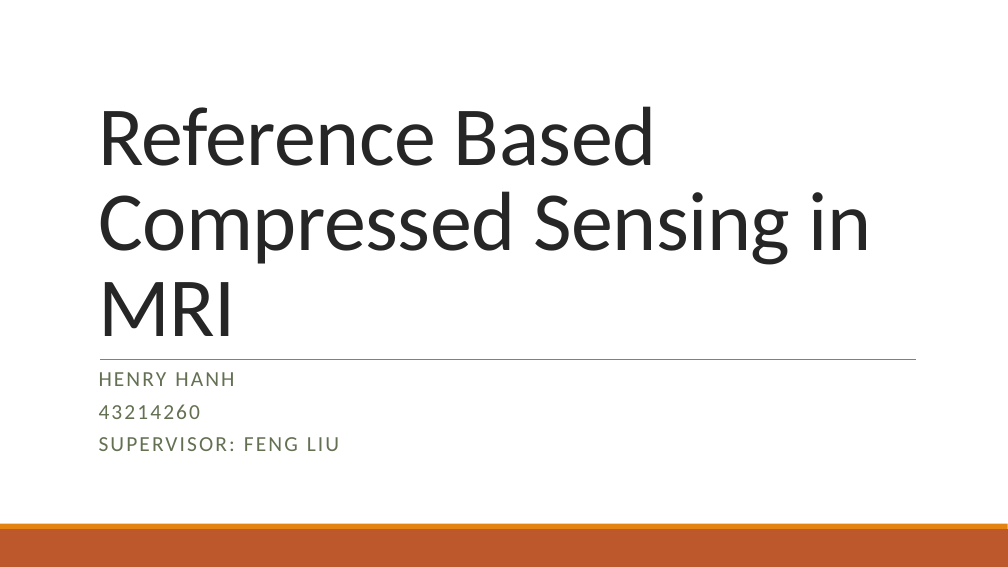
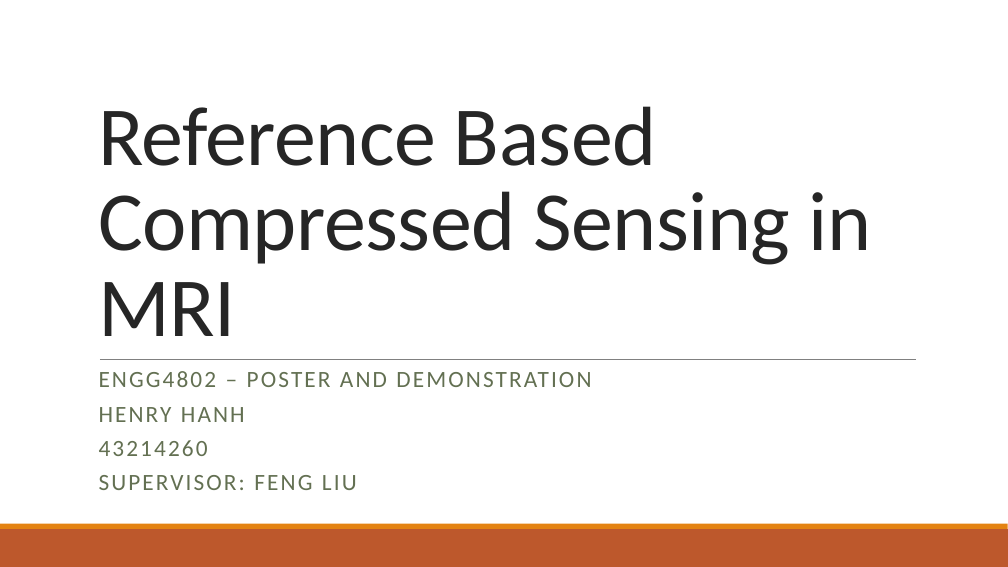
Before and after one commit to HenryHanh/CS-MRI-Thesis, a slide deck: slide 1 of Reference Based Compressed Sensing in MRI.pptx. Drawn at 1008x567 pixels with LibreOffice and Linux fonts; fonts in the diff are those of the drawing. Boxes give left, top, right and bottom in pixels: in the first picture for what was removed or moved away, otherwise in the second. Text is boxed around its words. In the diff, an @@ line names an element or a change of style, - is before the commit and + after.

```diff
--- a/Reference Based Compressed Sensing in MRI.pptx
+++ b/Reference Based Compressed Sensing in MRI.pptx
@@ subtitle at (99,371,591,387): paragraph added @@
+ENGG4802 – POSTER AND DEMONSTRATION
@@ subtitle at (99,407,357,490): size 20.4 to 22.2 pt in "HENRY HANH", "43214260", "SUPERVISOR: FENG LIU" @@
```
Also in this commit, not shown: 4 other slides changed.
